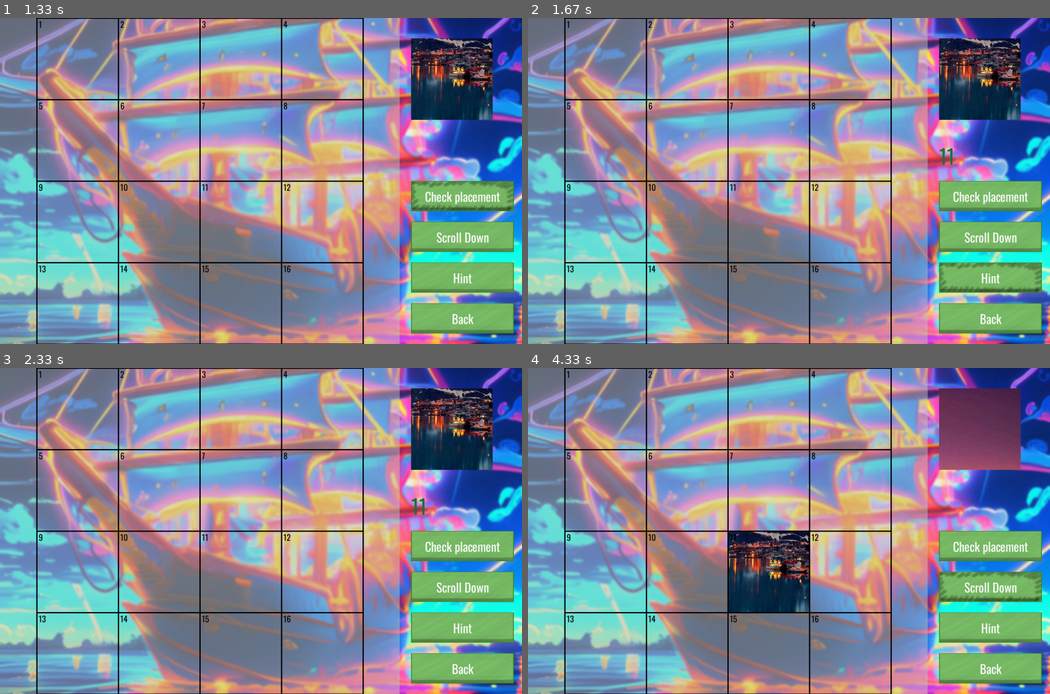
Above: before the commit, frames 1-4 (two rows, left to right).
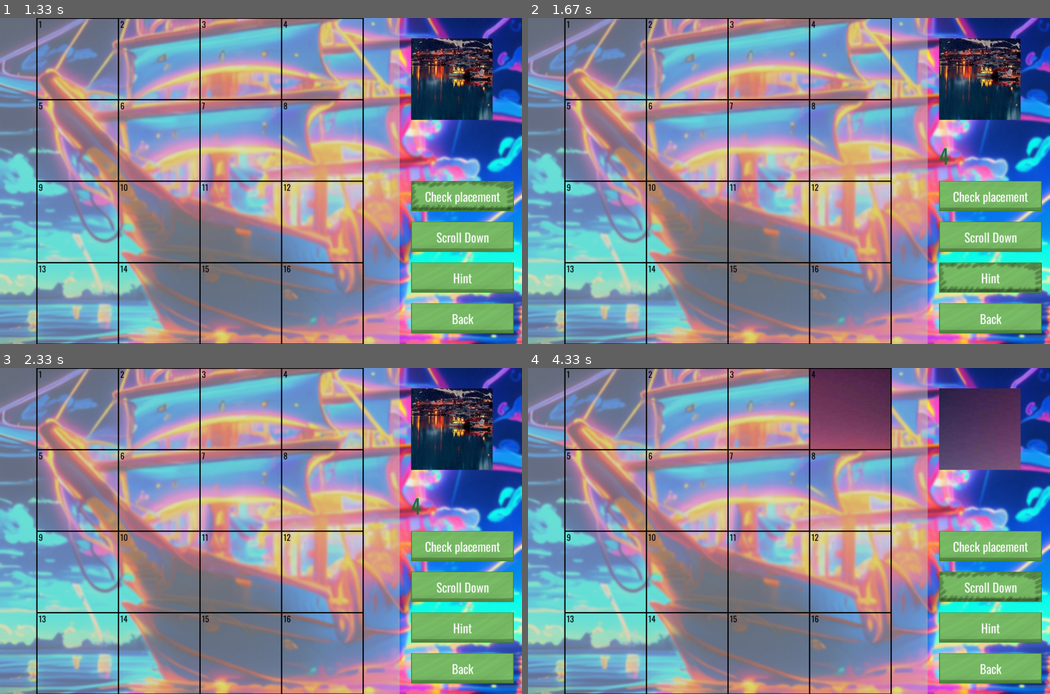
Above: after the commit, the same moments.

Repository: ragonya/PyGameProject
Game: pygame game, started from main.py
The game is run twice, just before and just after one commit, with the same random seed, the same clock (stepped at 60 frames per second) and the same inputs.
Inputs (mouse positions are in pixels of both pictures, inside the frame that each line leads up to):
- Up to frame 1 (1.33 s): click "Play" at 0.38 s; click "Scroll Down" at 0.72 s; click "Check placement" at 1.05 s
- Up to frame 2 (1.67 s): click "Hint" at 1.38 s
- Up to frame 3 (2.33 s): click (271, 420) at 1.72 s
- Up to frame 4 (4.33 s): type "an" at 2.55 s; type "n" at 2.75 s; tap Enter at 2.88, 3.1 s; click (971, 615) at 3.48 s; click (950, 524) at 3.82 s; click (971, 592) at 4.15 s

Frame 1 is identical in both runs. In frame 2, less than 0.1% of the frame differs, in the area x 78-82%, y 39-46%; in frame 3, less than 0.1%; in frame 4, 9.8%, in the area x 38-95%, y 0-75%.

Commit message:
Update main.py

Diff:
--- a/main.py
+++ b/main.py
@@ -459,7 +459,6 @@
     count_use = 0
     used = False
     lose = False
-    asd = False
     text_surface = main_font.render(text, True, (26, 117, 47))
     temp_folder.folders.main(dif[count], image_to_puzzle_current)
     os.startfile(os.path.abspath(f'images/images_to_pazzle/{image_to_puzzle_current}.jpg'))
@@ -476,7 +475,8 @@
     for i in range(1, dif[count] * dif[count] + 1):
         index_list.append(i)
     random.shuffle(index_list)
-    current_image = image.load(f'temp_folder/square_{index_list[index]}.jpg')
+    index_list_copy = index_list
+    current_image = image.load(f'temp_folder/square_{index_list_copy[index]}.jpg')
     display.update()
     running = True
     while running:
@@ -596,6 +596,9 @@
                         if bool_type_copy[keys[i]] != keys[i]:
                             del bool_type[keys[i]]
                             lose = True
+                    index_list_copy = index_list
+                    for i in bool_type.keys():
+                        del index_list_copy[bool_type[i].index()]
 
                 if e.type == KEYDOWN:
                     if e.key == K_BACKSPACE:
@@ -608,7 +611,7 @@
                             text = ''
                         elif int(text) <= dif[count] * dif[count] and (int(text) > 0):
                             for i in list(bool_type.keys()):
-                                if index_list[index] == bool_type[i]:
+                                if index_list_copy[index] == bool_type[i]:
                                     count_use += 1
                                 if count_use >= 1:
                                     used = True
@@ -617,7 +620,7 @@
                                 text_surface = font_to_warning.render(text, True, Color('RED'))
                                 text = ''
                             elif not used:
-                                bool_type[int(text)] = index_list[index]
+                                bool_type[int(text)] = index_list_copy[index]
                                 text = ''
                                 text_surface = main_font.render(text, True, (26, 117, 47))
                             else:
@@ -637,14 +640,19 @@
                     used = False
                     text = ''
                     text_surface = font_to_warning.render(text, True, Color('RED'))
-                    if index + 1 >= len(index_list):
+                    if index + 1 >= len(index_list_copy):
                         index = 0
                     else:
                         index += 1
-                    current_image = image.load(f'temp_folder/square_{index_list[index]}.jpg')
+                    current_image = image.load(f'temp_folder/square_{index_list_copy[index]}.jpg')
+                    if index - 1 < 0:
+                        index2 = len(index_list_copy) - 1
+                        del index_list_copy[index2]
+                    else:
+                        del index_list_copy[index - 1]
 
                 if e.type == USEREVENT and e.button == hint_button:
-                    text = str(index_list[index])
+                    text = str(index_list_copy[index])
                     text_surface = main_font.render(text, True, (26, 117, 47))
 
                 for btn in [back_button2, hint_button, scroll_down_button, check_button]:
